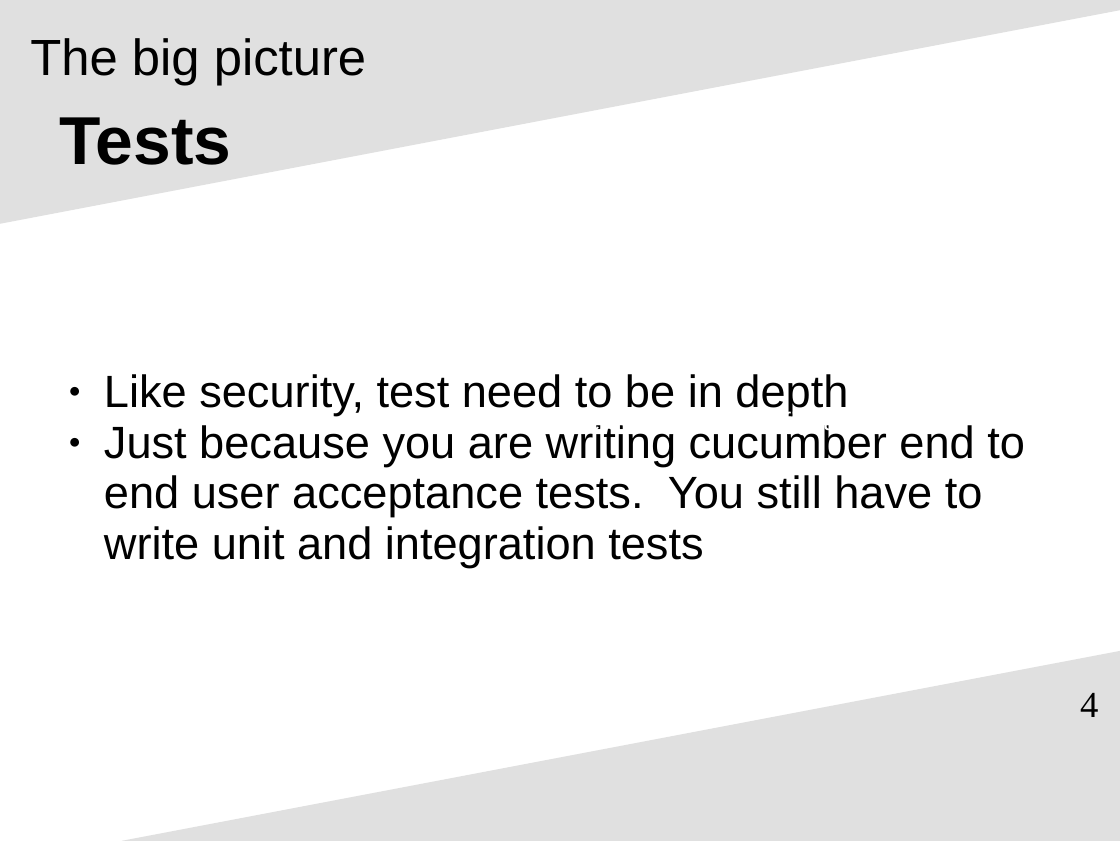
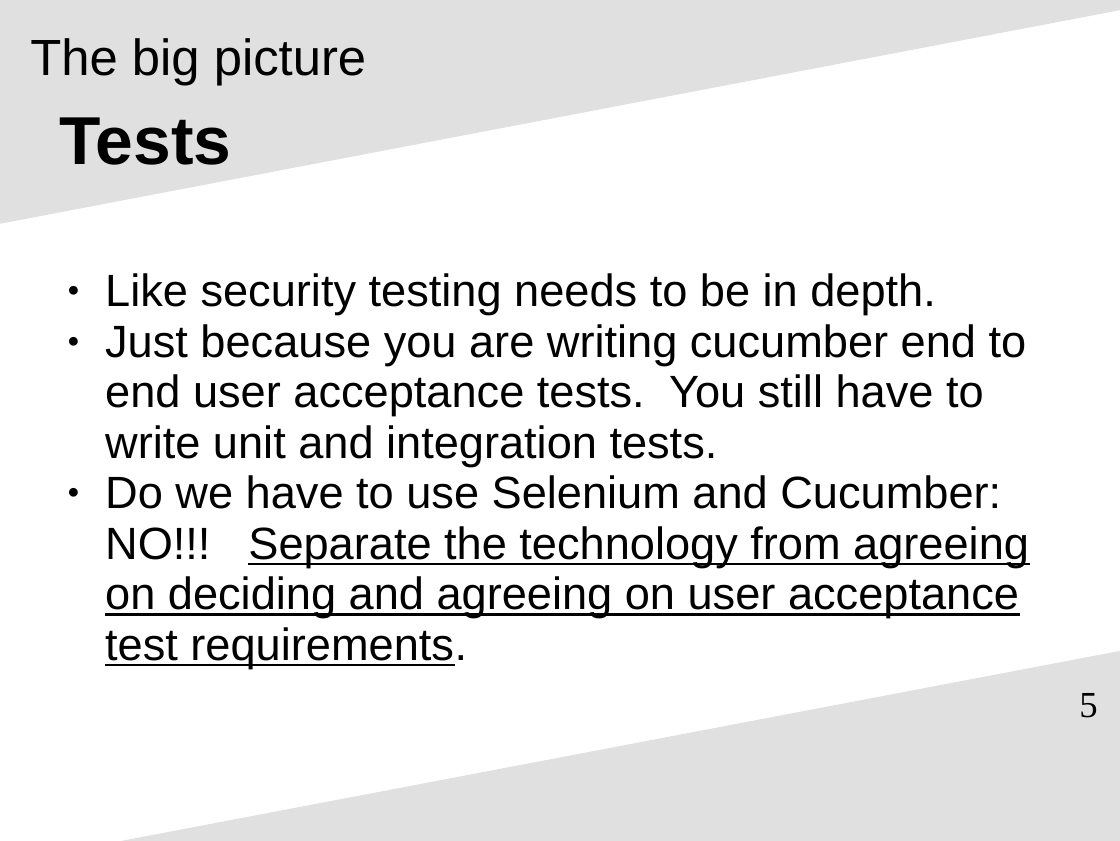
Before and after one commit to pcooke2002/accept_automated_behavior_dd, a slide deck: slide 5 of learning_agile_accept_auto_behavior_dd.ppt (slide 4 before the commit). Drawn at 1120x841 pixels with LibreOffice and Linux fonts; fonts in the diff are those of the drawing. Boxes give left, top, right and bottom in pixels: in the first picture for what was removed or moved away, otherwise in the second. Text is boxed around its words. In the diff, an @@ line names an element or a change of style, - is before the commit and + after.

```diff
--- a/learning_agile_accept_auto_behavior_dd.ppt
+++ b/learning_agile_accept_auto_behavior_dd.ppt
@@ subtitle at box(105, 273, 1029, 668): text changed @@
-● Like security, test need to be in depth
-● Just because you are writing cucumber end to end user acceptance tests. You still have to write unit and integration tests
+● Like security testing needs to be in depth.
+● Just because you are writing cucumber end to end user acceptance tests. You still have to write unit and integration tests.
+● Do we have to use Selenium and Cucumber: NO!!! Separate the technology from agreeing on deciding and agreeing on user acceptance test requirements.
@@ text removed at box(341, 409, 865, 435) @@
-src/test/java/learn/agile/demos/TestConfig.java
@@ page number at box(1079, 693, 1097, 718): text changed @@
-4
+5
```
Also in this commit, not shown: 9 other slides changed, 13 slides added, 9 slides removed.
